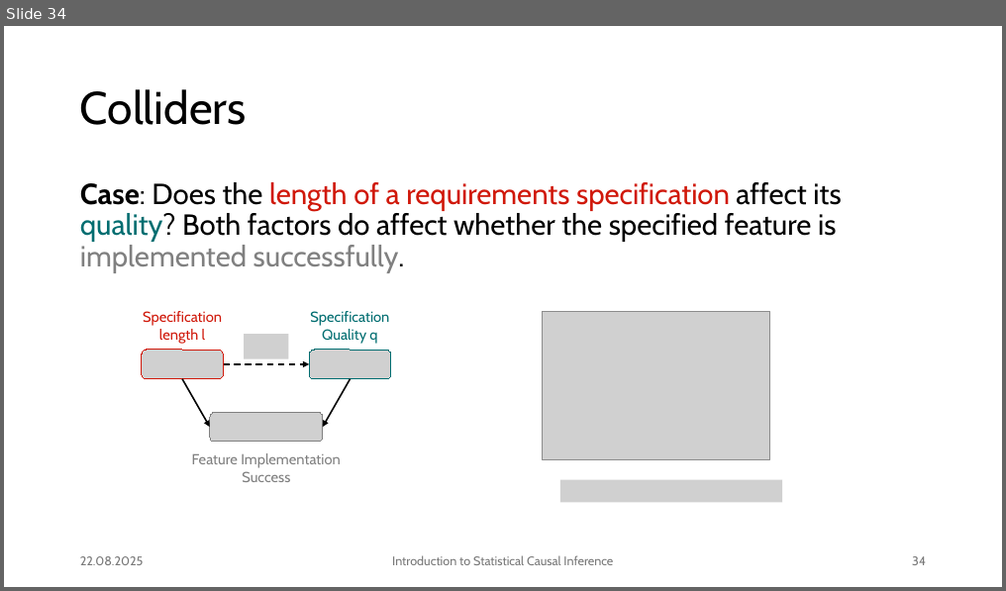
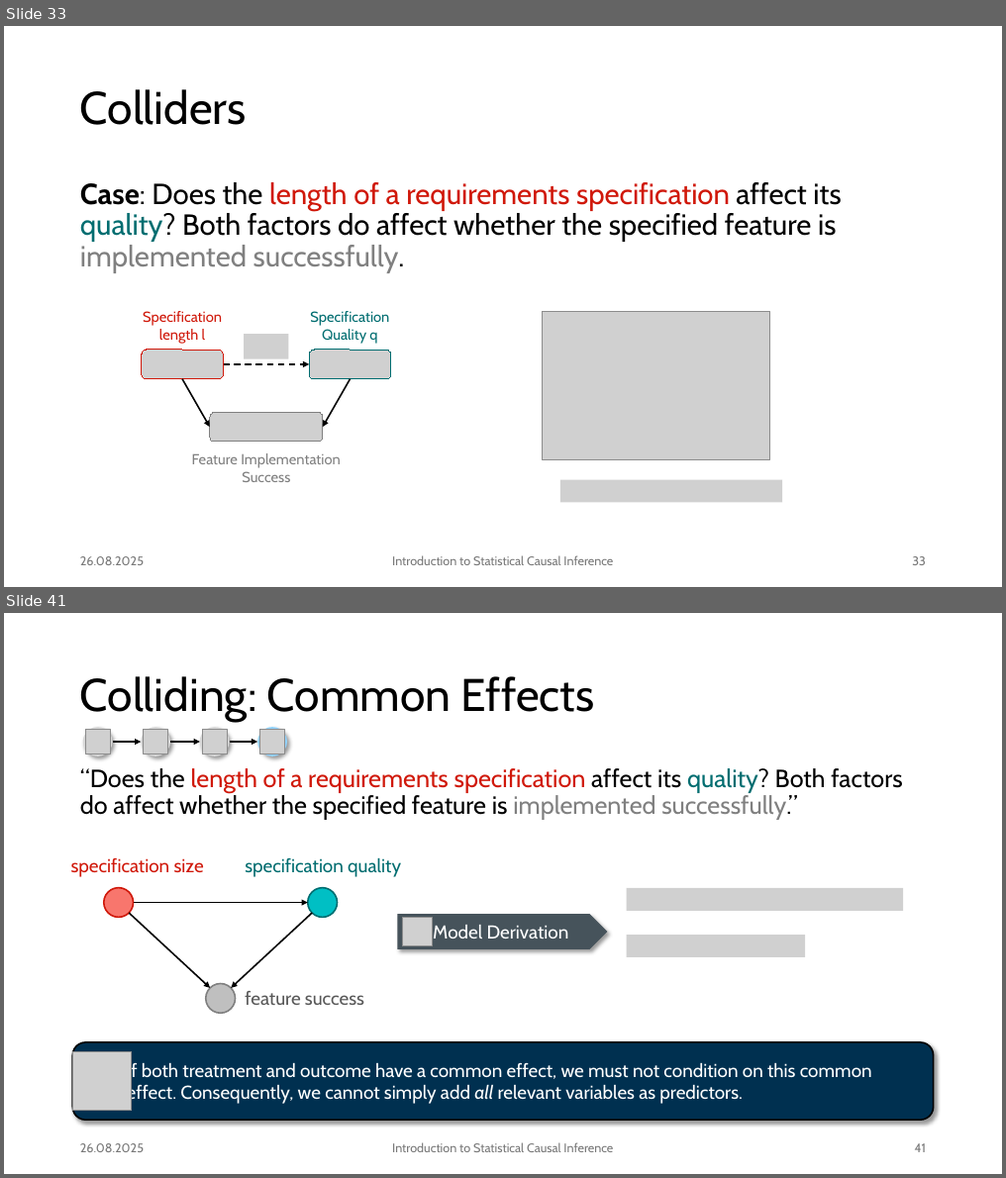
Before and after one commit to JulianFrattini/bda4sci, a slide deck: version2/slides/intro-sci.pptx. Shown one above the other, each under a label of ours: slide 34 before the commit, slides 33 and 41 after it; the slides between them are not shown. The pictures are 1006x591 and 1006x1178 pixels, drawn with LibreOffice and Linux fonts; fonts in the diff are those of the drawing; grey boxes stand for pictures; background and template pictures are left out. Boxes give left, top, right and bottom in pixels: in the first picture for what was removed or moved away, otherwise in the second. Text is boxed around its words. In the diff, an @@ line names an element or a change of style, - is before the commit and + after.

Commit message:
Completed colliding example

```diff
--- a/version2/slides/intro-sci.pptx
+++ b/version2/slides/intro-sci.pptx
@@ slide 41 added at (4,613,1002,1174), background #FFFFFF @@
@@ title added at (80,676,594,722), 44 pt, text #000000 @@
+Colliding: Common Effects
@@ ellipse added at (83,727,113,756), fill #D9D9D9 @@
@@ picture added at (85,729,110,754) @@
@@ ellipse added at (141,727,170,756), fill #D9D9D9 @@
@@ picture added at (144,729,168,754) @@
@@ ellipse added at (200,727,230,756), fill #D9D9D9 @@
@@ picture added at (202,729,227,754) @@
@@ ellipse added at (257,727,287,756), fill #94D4FF @@
@@ picture added at (260,729,285,754) @@
@@ arrow added from (113, 742) to (141, 742), #000000 1.5 pt @@
@@ arrow added from (170, 742) to (200, 742), #000000 1.5 pt @@
@@ arrow added from (230, 742) to (257, 742), #000000 1.5 pt @@
@@ text added at (80,768,903,820), 24 pt, text #000000 @@
+“Does the length of a requirements specification affect its quality? Both factors do affect whether the specified feature is implemented successfully.”
@@ picture added at (626,888,903,911) @@
@@ group added at (71,858,401,1013): 3 ellipses, 3 arrows, 3 texts @@
+specification size
+specification quality
+feature success
@@ pentagon arrow added at (398,914,607,950), fill #46535C, 18 pt, text #FFFFFF @@
+Model Derivation
@@ picture added at (402,917,432,947) @@
@@ picture added at (626,935,805,958) @@
@@ rounded rectangle added at (73,1043,934,1121), fill #003050, outline #000000 1.5 pt, 18 pt, text #FFFFFF @@
+If both treatment and outcome have a common effect, we must not condition on this common effect. Consequently, we cannot simply add all relevant variables as predictors.
@@ picture added at (73,1052,132,1111) @@
@@ text added at (80,1144,144,1153), 12 pt, text #797979 @@
+26.08.2025
@@ text added at (392,1143,613,1153), 12 pt, text #797979 @@
+Introduction to Statistical Causal Inference
@@ page number added at (915,1144,926,1153), 12 pt, text #797979 @@
+41
@@ what was slide 34 is now slide 33 @@
@@ slide 33 changed as well @@
@@ text at (80,557,144,566): text changed @@
-22.08.2025
+26.08.2025
@@ page number at (912,557,926,566): text changed @@
-34
+33
```
Also in this commit, not shown: 51 other slides changed, 11 other slides added, 4 slides removed, 2 other files.
